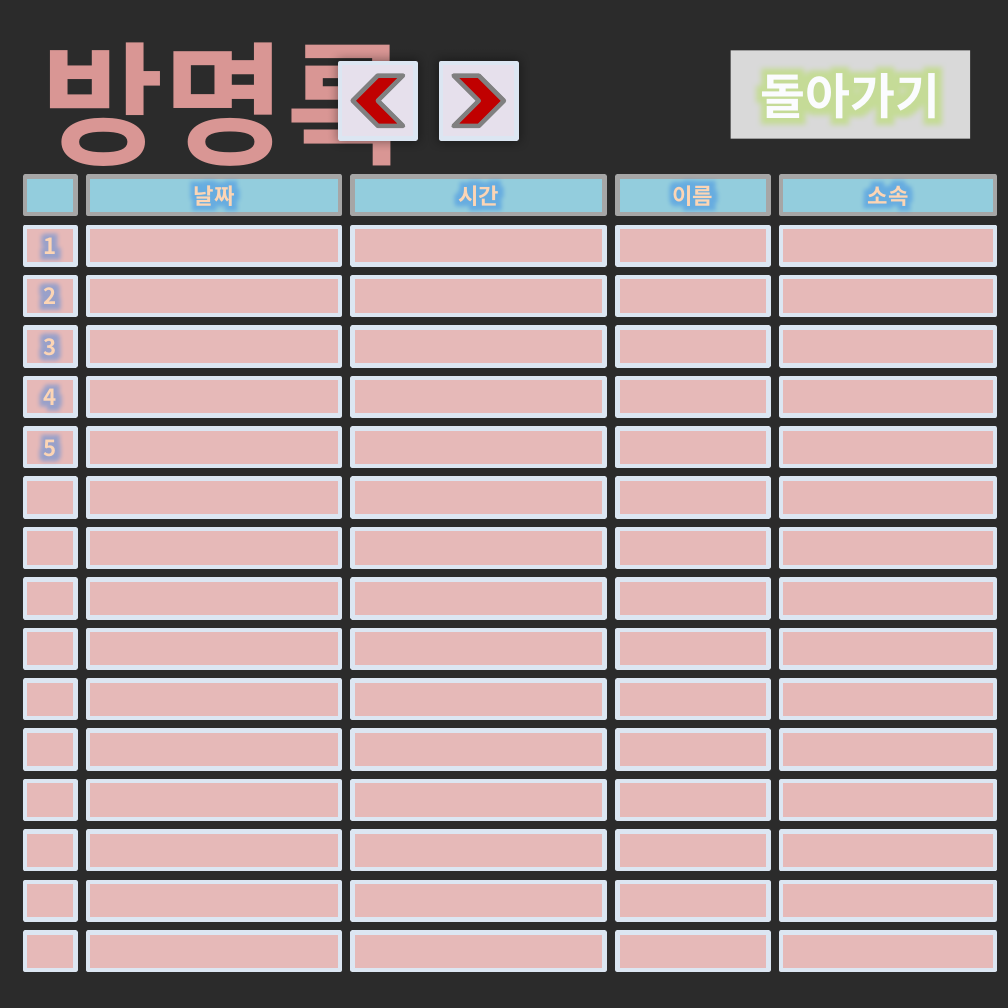
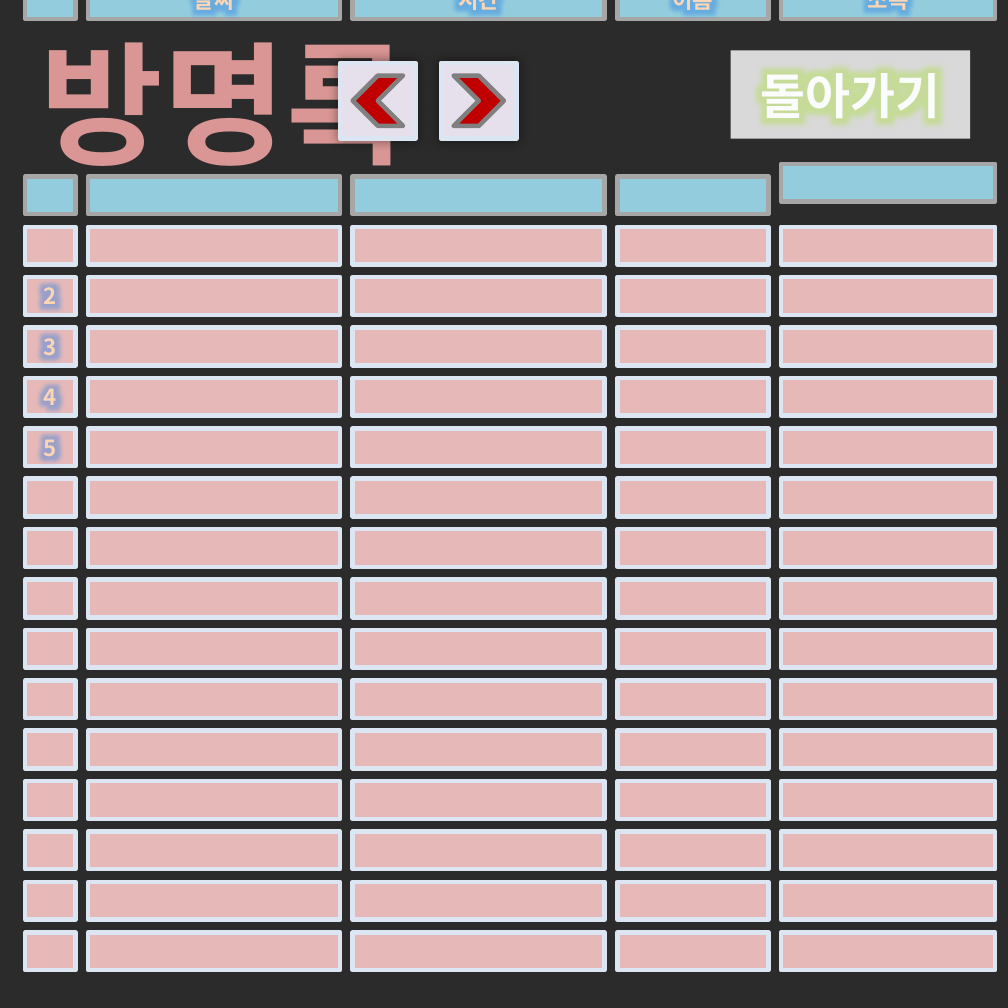
Before and after one commit to 220du/AutomaticGuestBook, a slide deck: slide 3 of make_png.pptx. Drawn at 1008x1008 pixels with LibreOffice and Linux fonts; fonts in the diff are those of the drawing; background and template pictures are left out; a plain dark background stands for a picture behind light text. Boxes give left, top, right and bottom in pixels: in the first picture for what was removed or moved away, otherwise in the second. Text is boxed around its words. In the diff, an @@ line names an element or a change of style, - is before the commit and + after.

```diff
--- a/make_png.pptx
+++ b/make_png.pptx
@@ rectangle added at box(26, 0, 75, 19), fill #93CDDD, outline #A6A6A6 2 pt @@
@@ rectangle added at box(88, 0, 339, 19), fill #93CDDD, outline #A6A6A6 2 pt, 10 pt, text #FCD5B5, bold @@
+날짜
@@ rectangle added at box(354, 0, 605, 19), fill #93CDDD, outline #A6A6A6 2 pt, 10 pt, text #FCD5B5, bold @@
+시간
@@ rectangle added at box(618, 0, 768, 19), fill #93CDDD, outline #A6A6A6 2 pt, 10 pt, text #FCD5B5, bold @@
+이름
@@ rectangle "소속": place and size @@
-rectangle "소속" at box(781, 176, 995, 214)
+rectangle "소속" at box(781, 0, 995, 19)
@@ rectangle added at box(781, 163, 995, 202), fill #93CDDD, outline #A6A6A6 2 pt @@
@@ text in rectangle at box(194, 185, 235, 206): text removed @@
-날짜
@@ text in rectangle at box(458, 185, 499, 206): text removed @@
-시간
@@ text in rectangle at box(673, 185, 714, 206): text removed @@
-이름
@@ text in rectangle at box(44, 232, 57, 254): text removed @@
-1
```
Also in this commit, not shown: 1 other slide changed, 22 other files.
